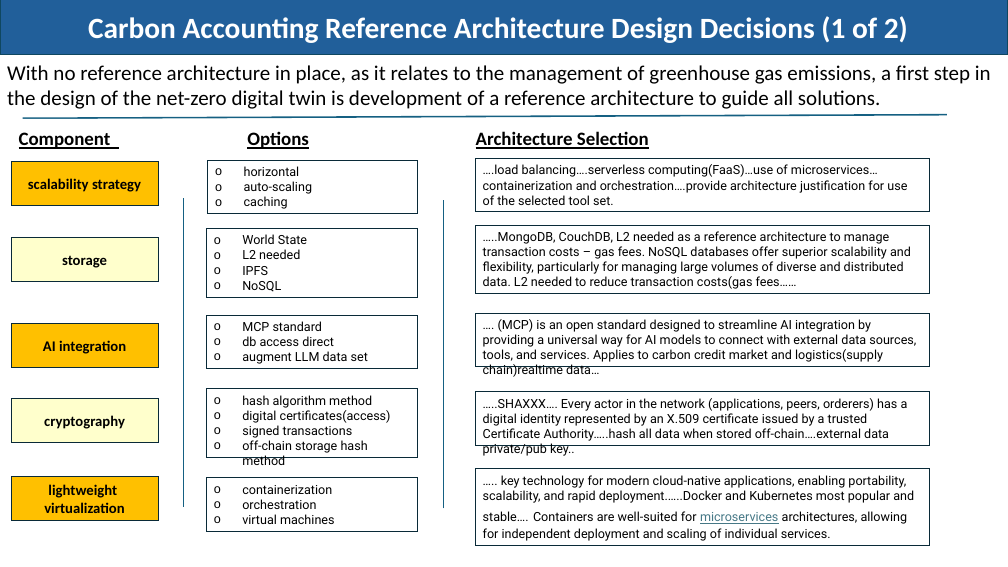
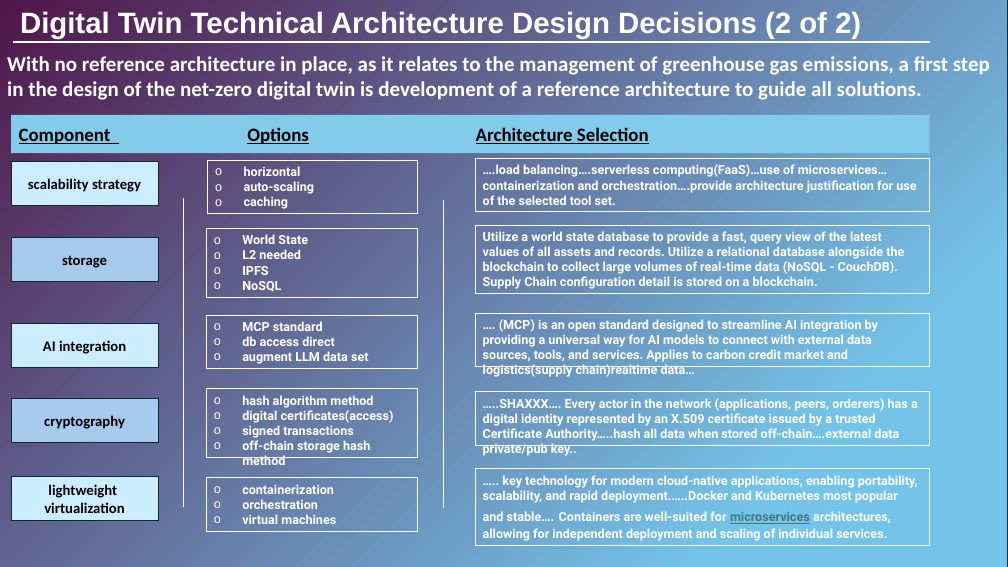
Before and after one commit to JSPApril/NZDT-Architecture, a slide deck: slide 36 of Net Zero Digital Twin-In Process - working copy.pptx (slide 35 before the commit). Drawn at 1008x567 pixels with LibreOffice and Linux fonts; fonts in the diff are those of the drawing. Boxes give left, top, right and bottom in pixels: in the first picture for what was removed or moved away, otherwise in the second. Text is boxed around its words. In the diff, an @@ line names an element or a change of style, - is before the commit and + after.

```diff
--- a/Net Zero Digital Twin-In Process - working copy.pptx
+++ b/Net Zero Digital Twin-In Process - working copy.pptx
@@ rectangle added at (0,0,1007,567), fill gradient #74C4E9 to #501649 to #A2D8F0, outline #092A39 1 pt @@
@@ text "Digital Twin Technical Architecture Design ...": place and size @@
-text "Digital Twin Technical Architecture Design ..." at (1,0,1008,54)
+text "Digital Twin Technical Architecture Design ..." at (20,11,861,39)
@@ text "Digital Twin Technical Architecture Design ..." at (20,11,861,39): vertical alignment middle to top; fill #215F9A to none; outline #104760 1 pt to none @@
@@ text at (20,11,861,39): text changed; font Calibri to Arial @@
-Carbon Accounting Reference Architecture Design Decisions (1 of 2)
+Digital Twin Technical Architecture Design Decisions (2 of 2)
@@ text "With no reference architecture in ...": place and size @@
-text "With no reference architecture in ..." at (7,65,991,109)
+text "With no reference architecture in ..." at (7,56,990,100)
@@ text "With no reference architecture in ..." at (7,56,990,100): text colour #000000 to #FFFFFF, bold on @@
@@ line moved from (948, 115) - (23, 118) to (13, 42) - (930, 42) @@
@@ line (13, 42) - (930, 42): stroke #156082 1.5 pt to #FFFFFF 1.5 pt @@
@@ rectangle "Component Options Architecture Selection": place and size @@
-rectangle "Component Options Architecture Selection" at (11,119,959,157)
+rectangle "Component Options Architecture Selection" at (11,115,930,154)
@@ rectangle "Component Options Architecture Selection" at (11,115,930,154): fill #FFFFFF to #83CBEB @@
@@ line (184, 507) - (184, 198): stroke #156082 1.5 pt to #FFFFFF 1.5 pt @@
@@ line (444, 509) - (444, 200): stroke #156082 1.5 pt to #FFFFFF 1.5 pt @@
@@ rectangle "storage" at (11,237,158,281): fill #FFFFCC to #A6CAEC @@
@@ rectangle "Utilize a world state database ..." at (475,225,929,294): outline #092A39 0.75 pt to #FFFFFF 0.75 pt @@
@@ text in rectangle at (483,231,904,289): text changed; text colour #000000 to #FFFFFF; bold on @@
-…..MongoDB, CouchDB, L2 needed as a reference architecture to manage transaction costs – gas fees. NoSQL databases offer superior scalability and flexibility, particularly for managing large volumes of diverse and distributed data. L2 needed to reduce transaction costs(gas fees……
+Utilize a world state database to provide a fast, query view of the latest values of all assets and records. Utilize a relational database alongside the blockchain to collect large volumes of real-time data (NoSQL - CouchDB). Supply Chain configuration detail is stored on a blockchain.
@@ rectangle "cryptography" at (11,399,158,442): fill #FFFFCC to #A6CAEC @@
@@ fill #FFC000 to #CCECFF in 3 elements at (11,161,158,205), (11,324,158,368), (11,477,158,521) @@
@@ text colour #000000 to #FFFFFF, bold on; outline #092A39 0.75 pt to #FFFFFF 0.75 pt in 9 elements at (208,160,417,214), (475,159,929,212), (206,228,417,297), (206,315,417,369), (475,313,929,367), (206,389,417,457), (475,392,929,445), (206,478,417,532), (475,469,929,545) @@
```
Also in this commit, not shown: 9 other slides changed, 16 slides added, 1 other file.
